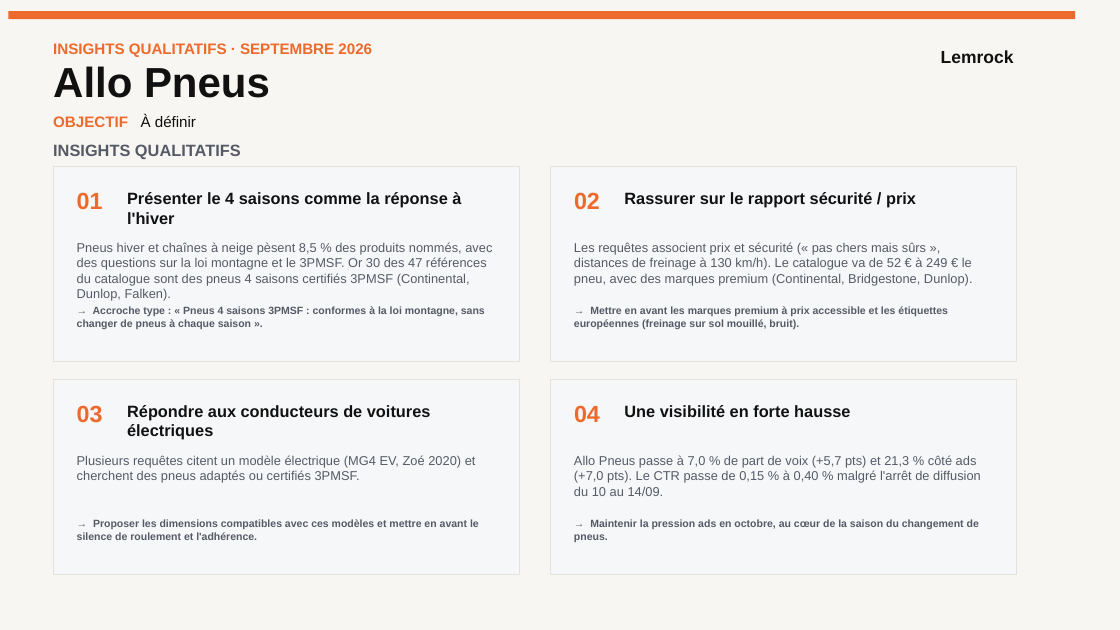
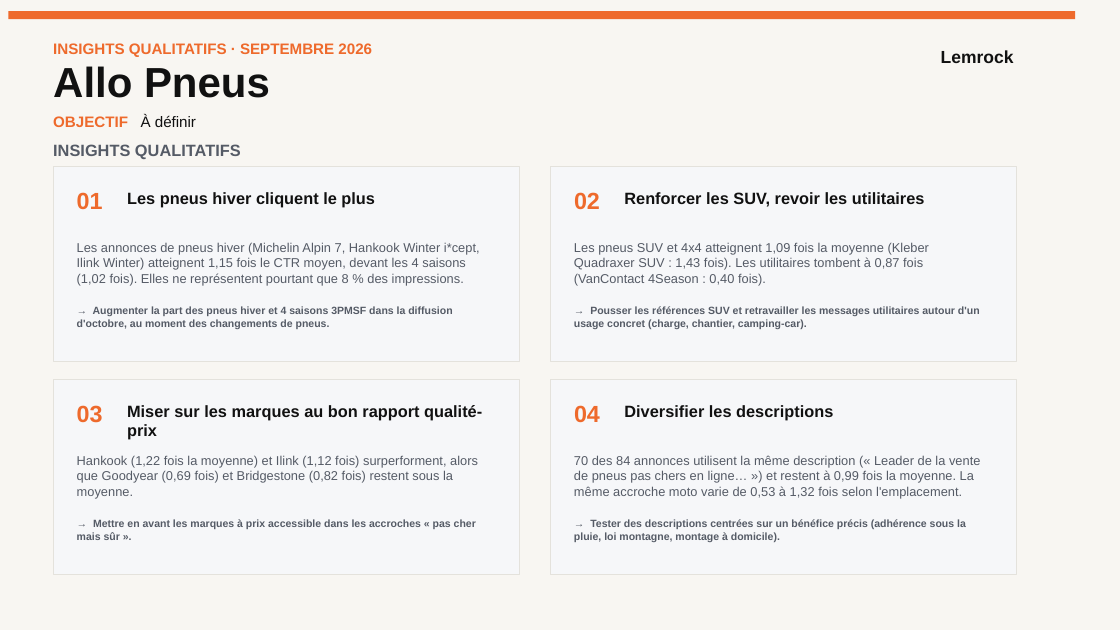
Before and after one commit to stephanemonmarson-creator/Lemrock, a slide deck: slide 4 of rapports/septembre/121026_Customer Success_Septembre 26.pptx. Drawn at 1120x630 pixels with LibreOffice and Linux fonts; fonts in the diff are those of the drawing. Boxes give left, top, right and bottom in pixels: in the first picture for what was removed or moved away, otherwise in the second. Text is boxed around its words. In the diff, an @@ line names an element or a change of style, - is before the commit and + after.

```diff
--- a/rapports/septembre/121026_Customer Success_Septembre 26.pptx
+++ b/rapports/septembre/121026_Customer Success_Septembre 26.pptx
@@ text at bbox=[127, 192, 375, 208]: text changed @@
-Présenter le 4 saisons comme la réponse à l'hiver
+Les pneus hiver cliquent le plus
@@ text at bbox=[624, 192, 925, 207]: text changed @@
-Rassurer sur le rapport sécurité / prix
+Renforcer les SUV, revoir les utilitaires
@@ text at bbox=[77, 242, 480, 286]: text changed @@
-Pneus hiver et chaînes à neige pèsent 8,5 % des produits nommés, avec des questions sur la loi montagne et le 3PMSF. Or 30 des 47 références du catalogue sont des pneus 4 saisons certifiés 3PMSF (Continental, Dunlop, Falken).
+Les annonces de pneus hiver (Michelin Alpin 7, Hankook Winter i*cept, Ilink Winter) atteignent 1,15 fois le CTR moyen, devant les 4 saisons (1,02 fois). Elles ne représentent pourtant que 8 % des impressions.
@@ text at bbox=[574, 242, 929, 286]: text changed @@
-Les requêtes associent prix et sécurité (« pas chers mais sûrs », distances de freinage à 130 km/h). Le catalogue va de 52 € à 249 € le pneu, avec des marques premium (Continental, Bridgestone, Dunlop).
+Les pneus SUV et 4x4 atteignent 1,09 fois la moyenne (Kleber Quadraxer SUV : 1,43 fois). Les utilitaires tombent à 0,87 fois (VanContact 4Season : 0,40 fois).
@@ text at bbox=[77, 306, 452, 329]: text changed @@
-→ Accroche type : « Pneus 4 saisons 3PMSF : conformes à la loi montagne, sans changer de pneus à chaque saison ».
+→ Augmenter la part des pneus hiver et 4 saisons 3PMSF dans la diffusion d'octobre, au moment des changements de pneus.
@@ text at bbox=[574, 306, 980, 329]: text changed @@
-→ Mettre en avant les marques premium à prix accessible et les étiquettes européennes (freinage sur sol mouillé, bruit).
+→ Pousser les références SUV et retravailler les messages utilitaires autour d'un usage concret (charge, chantier, camping-car).
@@ text at bbox=[127, 405, 482, 440]: text changed @@
-Répondre aux conducteurs de voitures électriques
+Miser sur les marques au bon rapport qualité-prix
@@ text at bbox=[624, 405, 833, 420]: text changed @@
-Une visibilité en forte hausse
+Diversifier les descriptions
@@ text at bbox=[77, 455, 478, 498]: text changed @@
-Plusieurs requêtes citent un modèle électrique (MG4 EV, Zoé 2020) et cherchent des pneus adaptés ou certifiés 3PMSF.
+Hankook (1,22 fois la moyenne) et Ilink (1,12 fois) surperforment, alors que Goodyear (0,69 fois) et Bridgestone (0,82 fois) restent sous la moyenne.
@@ text at bbox=[574, 455, 980, 498]: text changed @@
-Allo Pneus passe à 7,0 % de part de voix (+5,7 pts) et 21,3 % côté ads (+7,0 pts). Le CTR passe de 0,15 % à 0,40 % malgré l'arrêt de diffusion du 10 au 14/09.
+70 des 84 annonces utilisent la même description (« Leader de la vente de pneus pas chers en ligne… ») et restent à 0,99 fois la moyenne. La même accroche moto varie de 0,53 à 1,32 fois selon l'emplacement.
@@ text at bbox=[77, 519, 476, 540]: text changed @@
-→ Proposer les dimensions compatibles avec ces modèles et mettre en avant le silence de roulement et l'adhérence.
+→ Mettre en avant les marques à prix accessible dans les accroches « pas cher mais sûr ».
@@ text at bbox=[574, 519, 966, 542]: text changed @@
-→ Maintenir la pression ads en octobre, au cœur de la saison du changement de pneus.
+→ Tester des descriptions centrées sur un bénéfice précis (adhérence sous la pluie, loi montagne, montage à domicile).
```
Also in this commit, not shown: 1 other slide changed, 5 other files.
